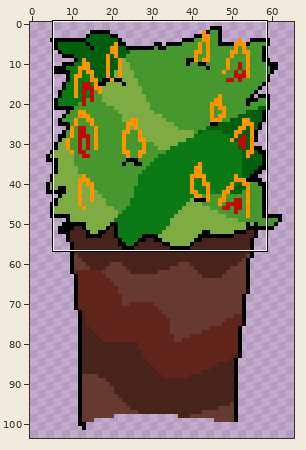
Sprite sheet, stored at sprites/spr_fireyplot/layers/86807e05-5209-4555-b6b5-c5fc798c39e5/bc86a6a8-2cec-46c2-9b9c-410baab2ebd3.png. The picture above shows the old version from afar; the outline marks the close-up.
Close-up. Earlier state:
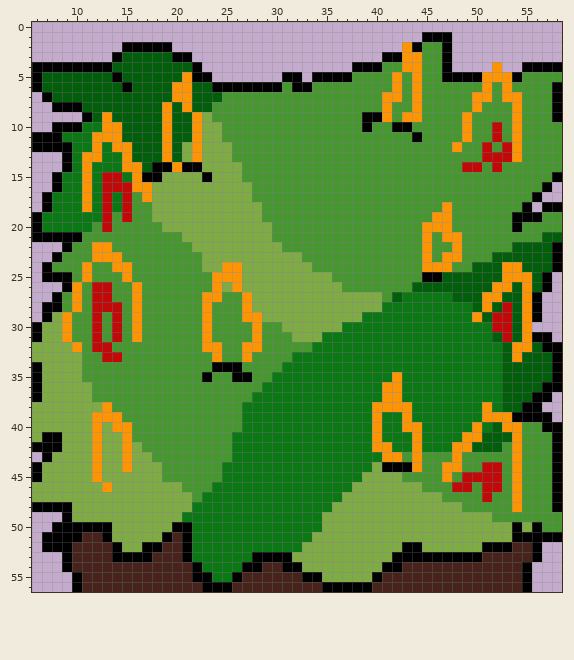
The file is 66x104 pixels. Shown: x 6..58, y 0..56.
Once edited:
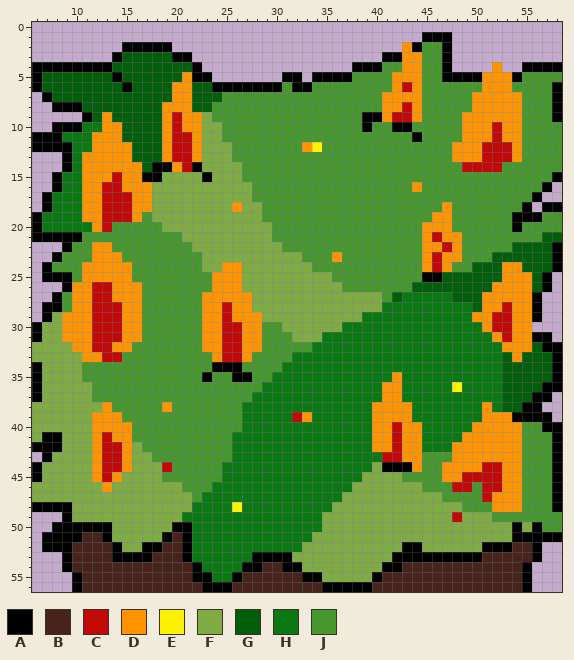
Palette (. is transparent): A #000000  B #48231c  C #c30808  D #ff9400  E #fff200  F #7eac43  G #015e0a  H #0a7914  J #45972e
Changes in this commit:
Colour C replaces colour A in row 14 at x 21.
Colour C replaces colour D in row 9 at x 43; in row 24 at x 46; in row 43 at x 41 to 42.
Colour C replaces colour F in rows 12 to 13 at x 21; in row 41 at x 13; in rows 42 to 44 at x 13 to 14; in row 45 at x 13; in row 49 at x 48.
Colour C replaces colour G in rows 9 to 10 at x 20; in row 11 at x 20 to 21; in rows 12 to 13 at x 20.
Colour C replaces colour H in rows 17 to 18 at x 14; in row 39 at x 32; in rows 40 to 42 at x 42.
Colour C replaces colour J in row 6 at x 43; in row 8 at x 43; in row 9 at x 42; in row 12 at x 52; in row 14 at x 51; in row 19 at x 14.
Colour C replaces colour J in row 21 at x 46; in row 22 at x 47; in row 23 at x 46; in row 28 at x 25; in row 29 at x 13 and 25; in rows 30 to 31 at x 13 and 25 to 26.
Colour C replaces colour J in rows 32 to 33 at x 25 to 26; in row 44 at x 19.
Colour D replaces colour C in row 15 at x 13; in row 16 at x 15.
Colour D replaces colour F in row 18 at x 26; in row 26 at x 25; in row 40 at x 13; in row 41 at x 14; in row 45 at x 14.
Colour D replaces colour G in row 8 at x 20; in rows 9 to 10 at x 21; in row 26 at x 54; in row 27 at x 53 to 54; in row 28 at x 52 and 54; in row 29 at x 51 and 54.
Colour D replaces colour G in row 30 at x 54; in row 31 at x 52 and 54; in row 32 at x 53; in row 40 at x 52; in row 41 at x 51 to 53; in row 42 at x 50 to 52.
Colour D replaces colour H in row 12 at x 13; in row 13 at x 13 to 14; in row 14 at x 12 to 14; in row 15 at x 12 and 15; in rows 16 to 18 at x 12; in row 19 at x 11 to 12.
Colour D replaces colour H in row 30 at x 51; in row 39 at x 33 and 41 to 42; in row 40 at x 41 and 51; in row 41 at x 41 and 43; in row 42 at x 43.
Colour D replaces colour J in row 5 at x 43; in row 6 at x 52; in row 7 at x 43 and 52; in row 8 at x 42 and 51 to 53; in row 9 at x 50 to 53; in rows 10 to 11 at x 50 to 51 and 53.
Colour D replaces colour J in row 12 at x 33 and 49 to 50; in row 13 at x 48 to 50; in row 16 at x 44; in row 17 at x 16; in row 18 at x 16 to 17; in row 19 at x 16.
Colour D replaces colour J in row 20 at x 12; in row 22 at x 46; in row 23 at x 36; in row 24 at x 12 to 13; in row 25 at x 12 to 14; in row 26 at x 11 and 14 to 15.
Colour D replaces colour J in row 27 at x 11, 14 to 15 and 25 to 26; in row 28 at x 11, 15, 24 and 26; in row 29 at x 10 to 11, 15, 24 and 26; in rows 30 to 31 at x 10 to 11, 15, 24 and 27; in row 32 at x 11 and 14 to 15; in row 33 at x 11 to 12.
Colour D replaces colour J in row 38 at x 19; in row 42 at x 53; in row 43 at x 43 and 49 to 53; in row 44 at x 49 to 50 and 53; in row 45 at x 48 and 53; in row 46 at x 53.
Colour D replaces colour J in rows 47 to 48 at x 52 to 53.
Colour E replaces colour H in row 36 at x 48; in row 48 at x 26.
Colour E replaces colour J in row 12 at x 34.
